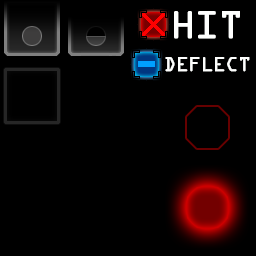
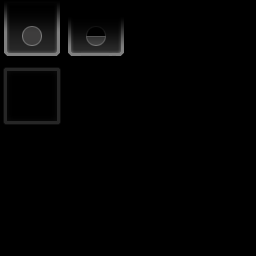
Layers edited between the first and the second 256 x 256 image:
removed group "Deflect" (5 layers) over bbox(130, 48, 250, 81)
removed layer "DEFLECT" from group "Deflect" over bbox(165, 57, 250, 72)
removed layer "Layer 1" (1st of 2, in "Deflect") from group "Deflect" over bbox(130, 48, 250, 81)
removed layer "Layer 4" (1st of 3, in "Deflect") from group "Deflect" over bbox(138, 61, 155, 67)
removed layer "Layer 3" (1st of 3, in "Deflect") from group "Deflect" over bbox(134, 52, 159, 77)
removed layer "Layer 2" (1st of 3, in "Deflect") (was 20%) from group "Deflect" over bbox(165, 57, 250, 72)
removed group "Hit" (8 layers) over bbox(136, 8, 246, 228)
removed layer "HIT" from group "Hit" over bbox(174, 11, 240, 39)
removed layer "Layer 1" (2nd of 2, in "Hit") from group "Hit" over bbox(137, 8, 240, 41)
removed layer "Layer 4" (2nd of 3, in "Hit") from group "Hit" over bbox(142, 13, 165, 36)
removed layer "Rounded Rectangle 1" from group "Hit" over bbox(187, 107, 228, 148)
removed layer "Rounded Rectangle 1 copy" (was 80%) from group "Hit" over bbox(187, 187, 228, 228)
removed layer "Layer 3" (2nd of 3, in "Hit") from group "Hit" over bbox(141, 12, 166, 37)
removed layer "Layer 2" (2nd of 3, in "Hit") (was 20%) from group "Hit" over bbox(160, 8, 240, 41)
